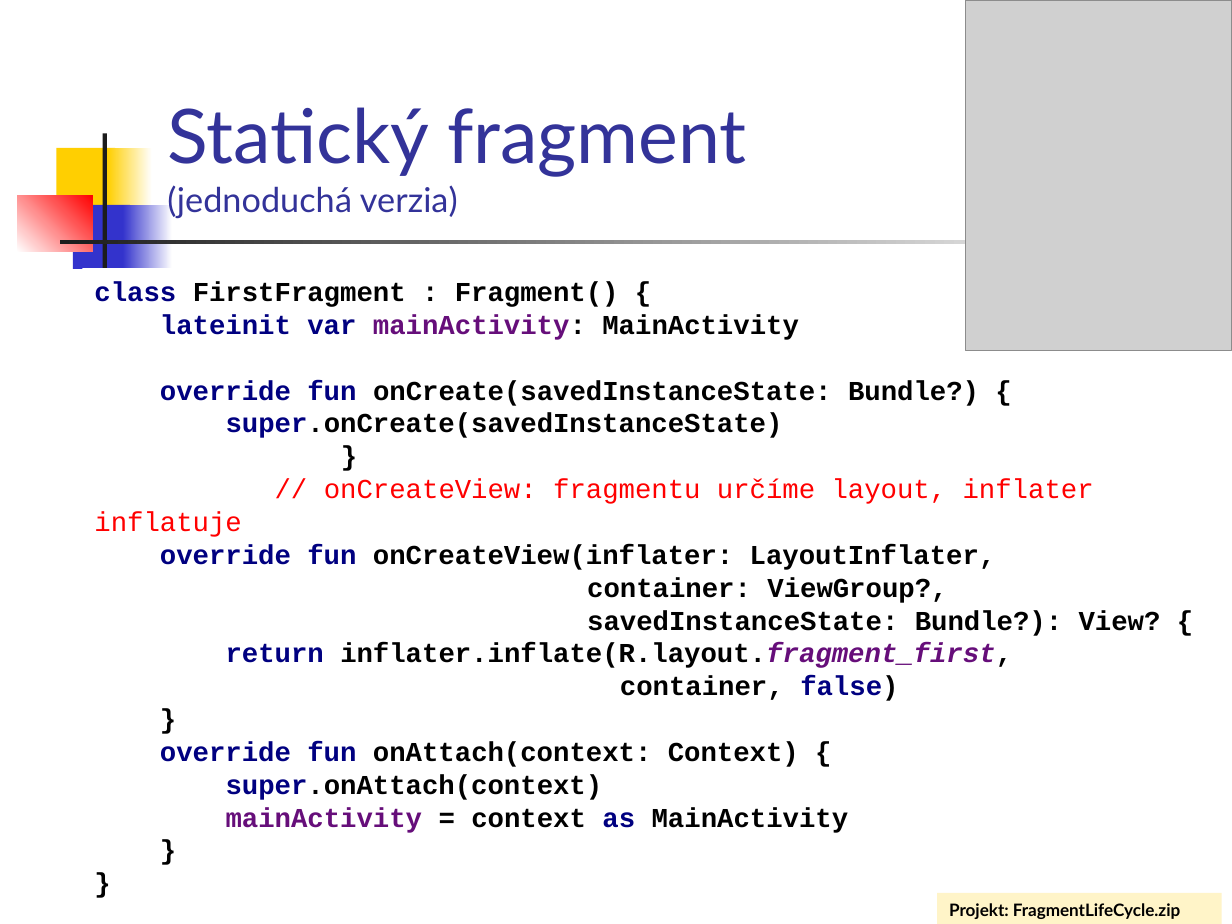
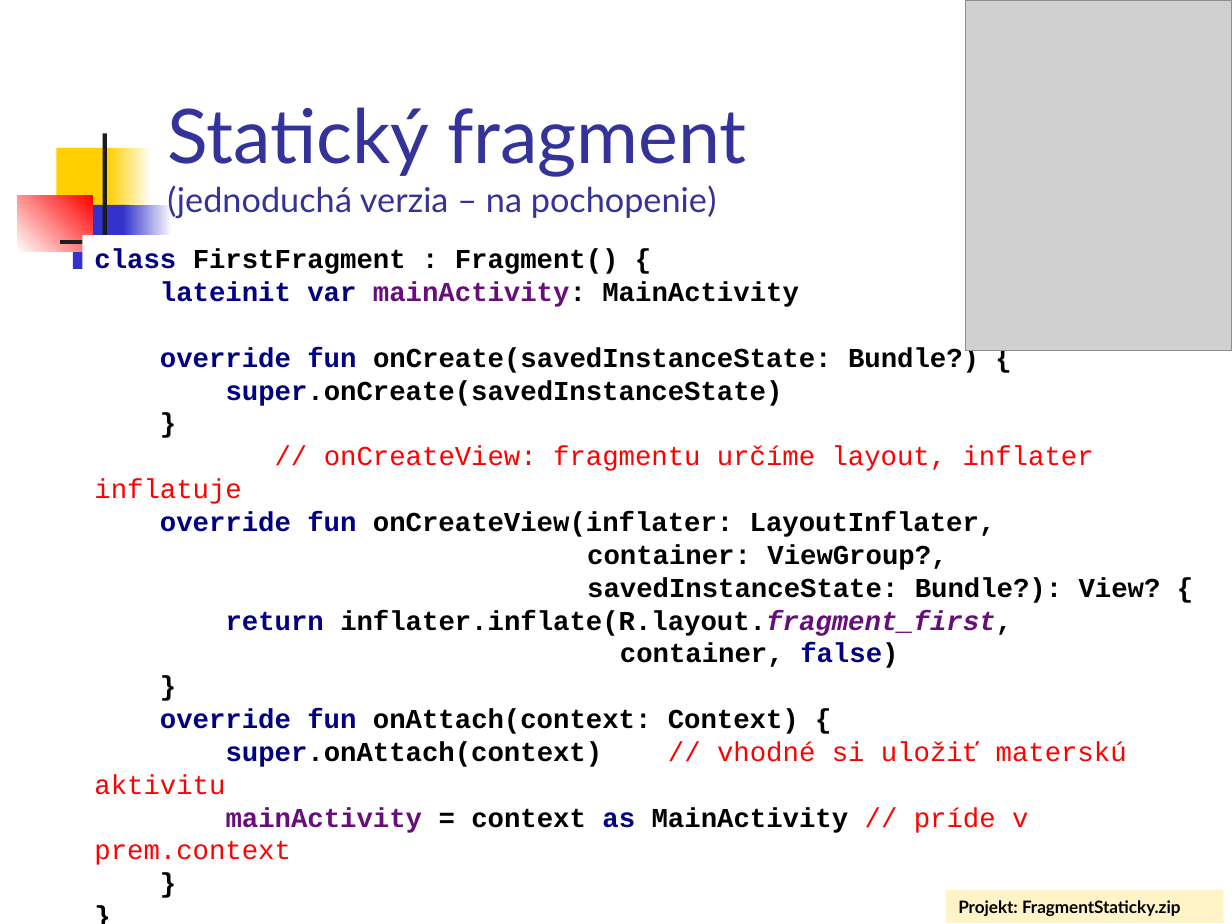
Before and after one commit to vmandro/Prednasky, a slide deck: slide 13 of 06/06_Android.ppt. Drawn at 1232x924 pixels with LibreOffice and Linux fonts; fonts in the diff are those of the drawing; grey boxes stand for pictures. Boxes give left, top, right and bottom in pixels: in the first picture for what was removed or moved away, otherwise in the second. Text is boxed around its words. In the diff, an @@ line names an element or a change of style, - is before the commit and + after.

```diff
--- a/06/06_Android.ppt
+++ b/06/06_Android.ppt
@@ title at <box>167,107,747,219</box>: text changed @@
-Statický fragment
-(jednoduchá verzia)
+Statický fragment
+(jednoduchá verzia – na pochopenie)
@@ text "class FirstFragment : Fragment() { ...": place and size @@
-text "class FirstFragment : Fragment() { ..." at <box>94,282,1161,833</box>
+text "class FirstFragment : Fragment() { ..." at <box>94,249,1161,865</box>
@@ text at <box>94,643,1127,865</box>: text changed @@
-container, false)
-}
-override fun onAttach(context: Context) {
-super.onAttach(context)
-mainActivity = context as MainActivity
+container, false)
+}
+override fun onAttach(context: Context) {
+super.onAttach(context) // vhodné si uložiť materskú aktivitu
+mainActivity = context as MainActivity // príde v prem.context
@@ rectangle "Projekt: FragmentStaticky.zip": place and size @@
-rectangle "Projekt: FragmentStaticky.zip" at <box>938,893,1222,924</box>
+rectangle "Projekt: FragmentStaticky.zip" at <box>946,890,1223,923</box>
@@ text in rectangle at <box>958,900,1181,916</box>: text changed @@
-Projekt: FragmentLifeCycle.zip
+Projekt: FragmentStaticky.zip
```
Also in this commit, not shown: 39 other slides changed, 1 slide added, 1 slide removed, 2 other files.
